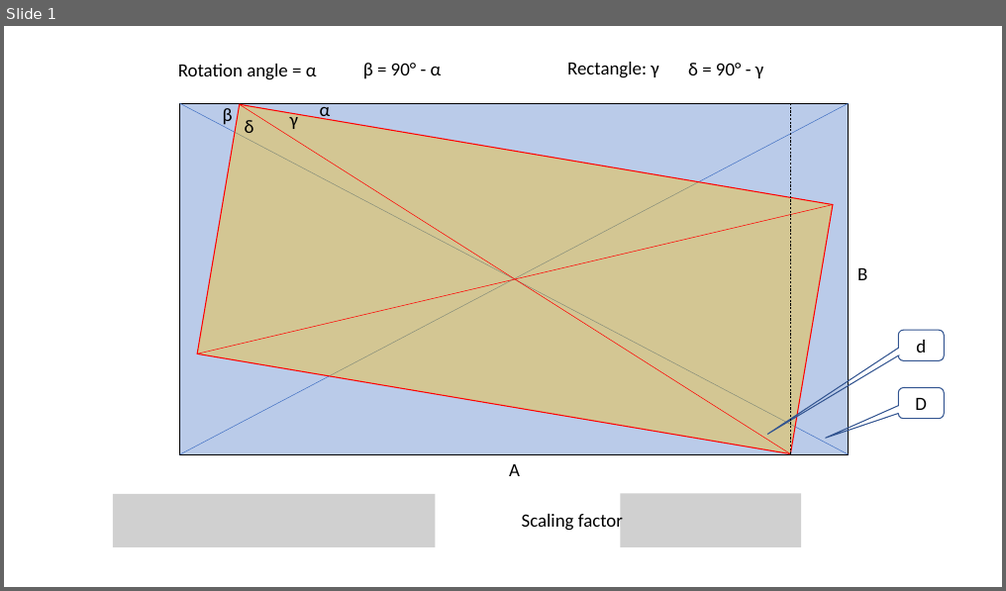
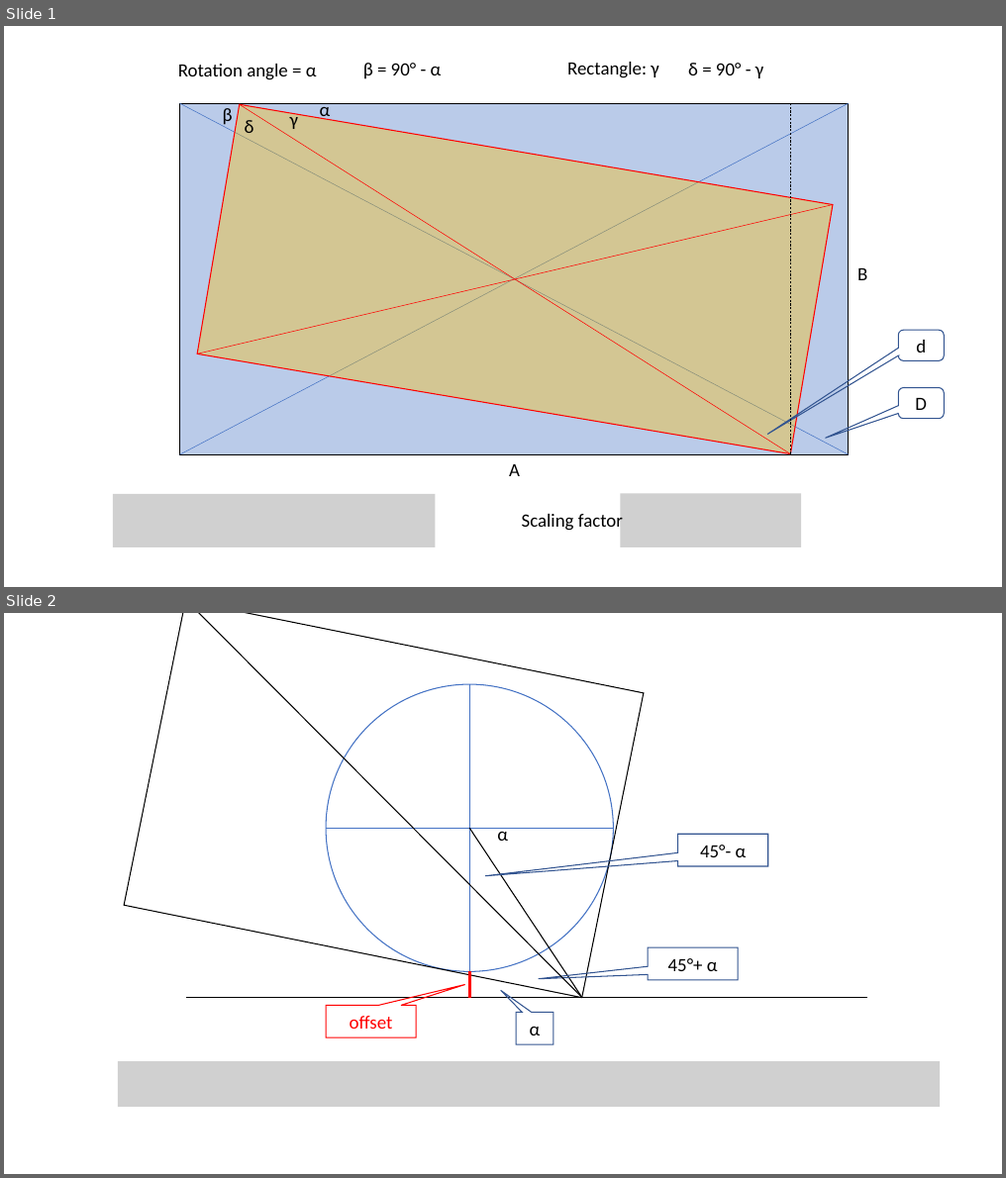
Before and after one commit to joachimneumann/bullshitdetector, a slide deck: rectangleRotation.pptx. Shown one above the other, each under a label of ours: slide 1 before the commit, slides 1 and 2 after it. The pictures are 1006x591 and 1006x1178 pixels, drawn with LibreOffice and Linux fonts; fonts in the diff are those of the drawing; grey boxes stand for pictures. Boxes give left, top, right and bottom in pixels: in the first picture for what was removed or moved away, otherwise in the second. Text is boxed around its words. In the diff, an @@ line names an element or a change of style, - is before the commit and + after.

Commit message:
adding the rounded rectangle to the pptx

```diff
--- a/rectangleRotation.pptx
+++ b/rectangleRotation.pptx
@@ slide 2 added at box(4, 613, 1002, 1174), background #FFFFFF @@
@@ rectangle added at box(124, 613, 644, 997), outline #000000 1 pt @@
@@ line added from (187, 613) to (582, 998), #000000 1 pt @@
@@ ellipse added at box(326, 684, 614, 971), outline #4472C4 1 pt @@
@@ line added from (469, 684) to (469, 998), #4472C4 1 pt @@
@@ line added from (326, 828) to (614, 828), #4472C4 1 pt @@
@@ line added from (469, 828) to (582, 998), #000000 1 pt @@
@@ text added at box(497, 828, 508, 841), 18 pt, text #000000 @@
+α
@@ speech box added at box(678, 834, 767, 866), outline #325491 1 pt, 18 pt, text #000000 @@
+45°- α
@@ speech box added at box(648, 948, 738, 980), outline #325491 1 pt, 18 pt, text #000000 @@
+45°+ α
@@ line added from (187, 998) to (867, 998), #000000 1 pt @@
@@ line added from (469, 971) to (469, 998), #FF0000 3 pt @@
@@ speech box added at box(326, 1005, 416, 1038), outline #FF0000 1 pt, 18 pt, text #FF0000 @@
+offset
@@ speech box added at box(516, 1013, 553, 1045), outline #325491 1 pt, 18 pt, text #000000 @@
+α
@@ picture added at box(118, 1061, 940, 1107) @@
```
Also in this commit, not shown: 1 other slide added, 1 other file.
